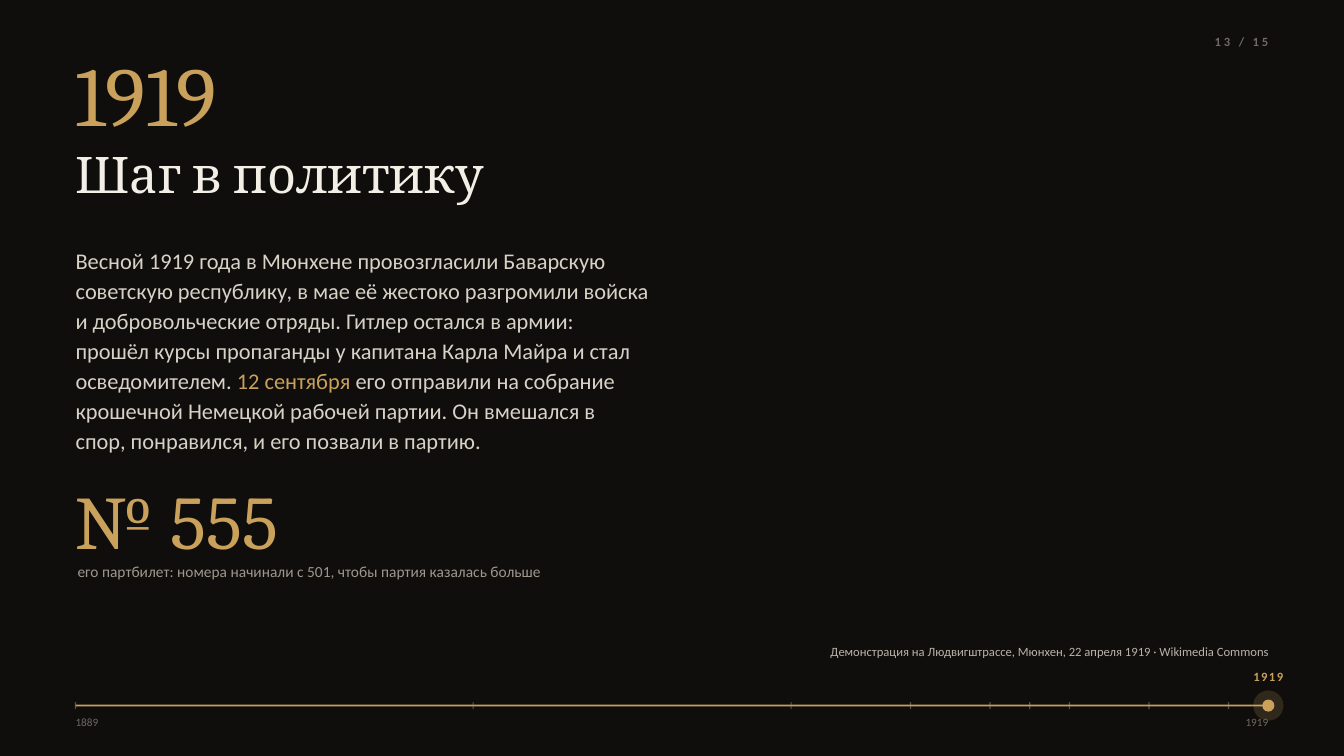
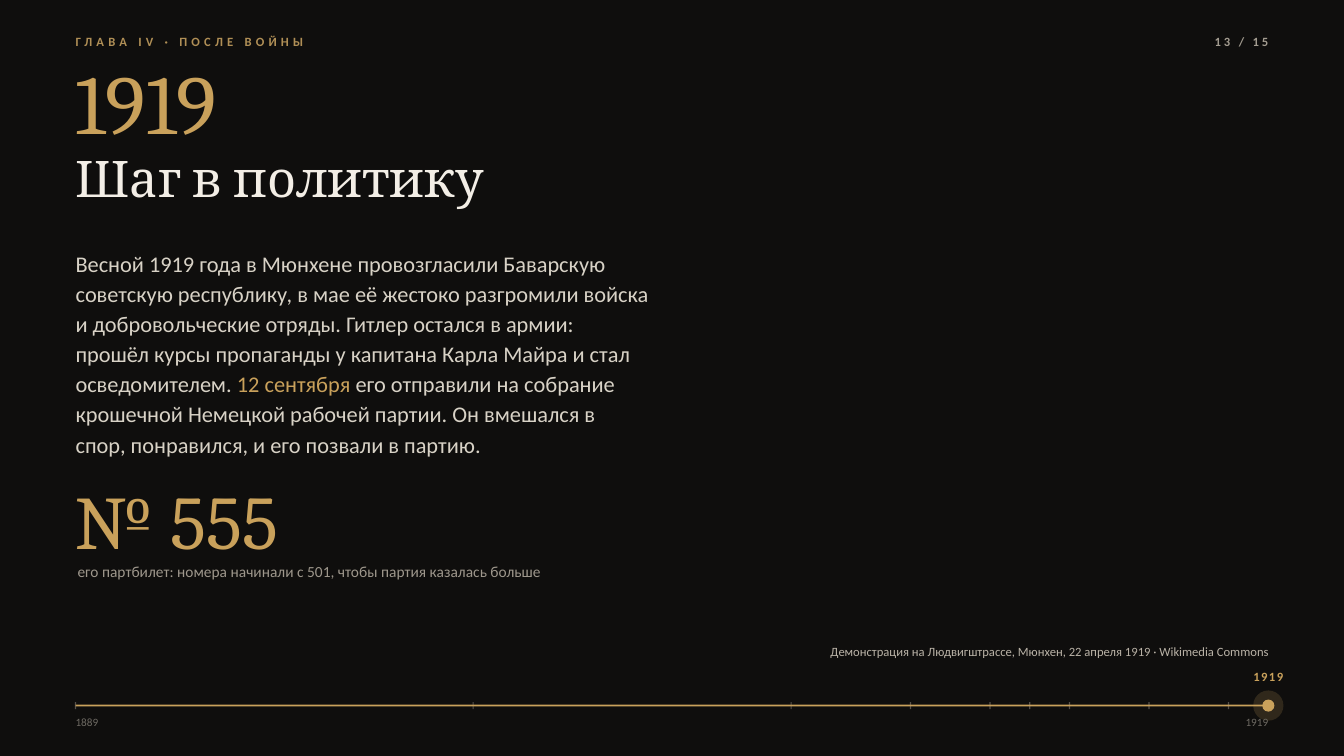
Before and after one commit to EpicGold/DDD, a slide deck: slide 13 of presentation-hitler/Гитлер_до_политической_карьеры_1889-1919.pptx. Drawn at 1344x756 pixels with LibreOffice and Linux fonts; fonts in the diff are those of the drawing; background and template pictures are left out. Boxes give left, top, right and bottom in pixels: in the first picture for what was removed or moved away, otherwise in the second. Text is boxed around its words. In the diff, an @@ line names an element or a change of style, - is before the commit and + after.

```diff
--- a/presentation-hitler/Гитлер_до_политической_карьеры_1889-1919.pptx
+++ b/presentation-hitler/Гитлер_до_политической_карьеры_1889-1919.pptx
@@ text "1919": place and size @@
-text "1919" at box(76, 69, 217, 127)
+text "1919" at box(76, 77, 217, 135)
@@ text added at box(76, 36, 304, 46), 9 pt, text #B08F56, bold @@
+ГЛАВА IV · ПОСЛЕ ВОЙНЫ
@@ text "13 / 15" at box(1215, 38, 1269, 46): text colour #6E6A63 to #A39C90 @@
@@ text "Шаг в политику": place and size @@
-text "Шаг в политику" at box(76, 157, 484, 205)
+text "Шаг в политику" at box(76, 161, 484, 209)
@@ text "Весной 1919 года в Мюнхене ...": place and size @@
-text "Весной 1919 года в Мюнхене ..." at box(76, 254, 649, 453)
+text "Весной 1919 года в Мюнхене ..." at box(76, 257, 649, 457)
```
Also in this commit, not shown: 14 other slides changed, 4 other files.
